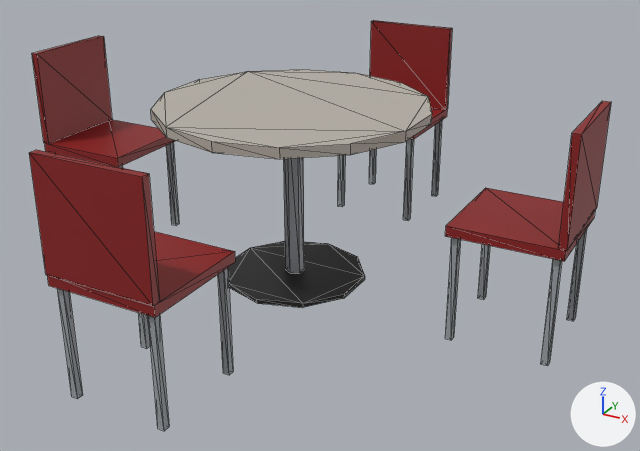
Two versions of the glTF model assets/generated/props/table_set.glb, one commit apart.
Both versions are drawn from a camera (50 mm lens) standing at (1.73, -2.92, 1.71) and looking at (0.13, -0.01, 0.26). The lights are fixed; the arrows at lower right show +X, +Y and +Z. The first picture is the older version. Mesh edges are drawn as thin lines. Vertices at exactly the same position are counted once.

Objects in the first picture: 'table_set'.
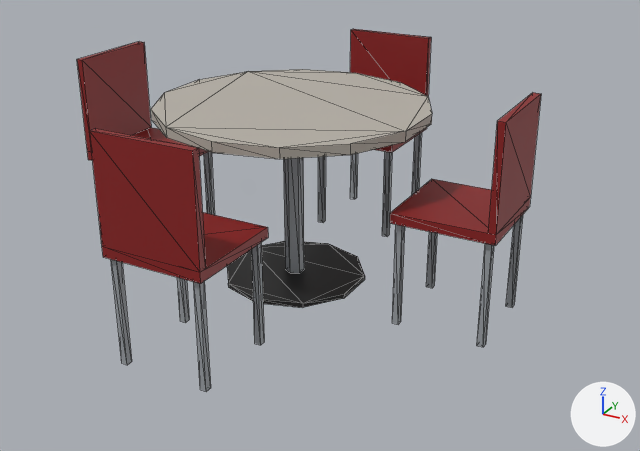
Edits to the bpy script that builds the scene:
```text
Change me_table_set:
    used by ob_table_set; location = (0.0, 0.0, 0.0)
    remove me_table_set.from_pydata(...)  # 252 vertices, 396 faces; spans x -1.16..1.16, y -1.16..1.16, z 0.0..0.86
    add me_table_set.from_pydata(...)  # 252 vertices, 396 faces; spans x -0.92..0.92, y -0.92..0.92, z 0.0..0.86
    me_table_set part 1: the loose piece of 8 vertices spanning x -0.78..-0.76, y 0.17..0.19, z 0.0..0.42 is moved by (0.22, -0.01, 0.0)
    me_table_set part 2: the loose piece of 8 vertices spanning x -0.21..0.21, y 0.74..1.16, z 0.42..0.46 is moved by (0.0, -0.23, 0.0)
    me_table_set part 3: the loose piece of 8 vertices spanning x -0.21..0.21, y 1.13..1.16, z 0.46..0.86 is moved by (0.0, -0.25, 0.0)
    me_table_set part 4: the loose piece of 8 vertices spanning x -0.19..-0.17, y 1.12..1.14, z 0.0..0.42 is moved by (0.01, -0.24, 0.0)
    me_table_set part 5: the loose piece of 8 vertices spanning x -0.19..-0.17, y 0.76..0.78, z 0.0..0.42 is moved by (0.01, -0.22, 0.0)
    me_table_set part 6: the loose piece of 8 vertices spanning x -0.19..-0.17, y -0.78..-0.76, z 0.0..0.42 is moved by (0.01, 0.22, 0.0)
    me_table_set part 7: the loose piece of 8 vertices spanning x -0.19..-0.17, y -1.14..-1.12, z 0.0..0.42 is moved by (0.01, 0.24, 0.0)
    me_table_set part 8: the loose piece of 8 vertices spanning x 0.17..0.19, y 1.12..1.14, z 0.0..0.42 is moved by (-0.01, -0.24, 0.0)
    me_table_set part 9: the loose piece of 8 vertices spanning x 0.17..0.19, y 0.76..0.78, z 0.0..0.42 is moved by (-0.01, -0.22, 0.0)
    me_table_set part 10: the loose piece of 8 vertices spanning x 0.17..0.19, y -0.78..-0.76, z 0.0..0.42 is moved by (-0.01, 0.22, 0.0)
    me_table_set part 11: the loose piece of 8 vertices spanning x 0.17..0.19, y -1.14..-1.12, z 0.0..0.42 is moved by (-0.01, 0.24, 0.0)
    me_table_set part 12: the loose piece of 8 vertices spanning x 0.74..1.16, y -0.21..0.21, z 0.42..0.46 is moved by (-0.23, 0.0, 0.0)
    me_table_set part 13: the loose piece of 8 vertices spanning x 0.76..0.78, y 0.17..0.19, z 0.0..0.42 is moved by (-0.22, -0.01, 0.0)
    me_table_set part 14: the loose piece of 8 vertices spanning x 0.76..0.78, y -0.19..-0.17, z 0.0..0.42 is moved by (-0.22, 0.01, 0.0)
    me_table_set part 15: the loose piece of 8 vertices spanning x 1.12..1.14, y 0.17..0.19, z 0.0..0.42 is moved by (-0.24, -0.01, 0.0)
    me_table_set part 16: the loose piece of 8 vertices spanning x 1.12..1.14, y -0.19..-0.17, z 0.0..0.42 is moved by (-0.24, 0.01, 0.0)
    me_table_set part 17: the loose piece of 8 vertices spanning x 1.13..1.16, y -0.21..0.21, z 0.46..0.86 is moved by (-0.25, 0.0, 0.0)
    me_table_set part 18: 32 of 252 vertices moved; they spanned x -1.16..0.21, y -1.16..0.21, z 0.42..0.86 and now span x -0.92..0.2, y -0.92..0.2, z 0.42..0.86; mean shift (0.12, 0.12, 0.0); largest move (-1.16, 0.21, 0.46) -> (-0.52, -0.2, 0.46)
    other edits to the shape of me_table_set do not show in these pictures
```

Location of each change, (x1, y1, x2, y2) in pixels of the pictures (640 x 451 px; the box of a moved part takes in the faces that stretch with it):
'table_set', reshaped (20% narrower, 12% shorter): before (29, 20, 611, 431); after (77, 29, 541, 392)
part 1 of me_table_set, moved or reshaped: before (166, 142, 179, 225); after (204, 152, 215, 215)
part 2 of me_table_set, moved or reshaped: before (410, 108, 447, 140); after (374, 127, 427, 153)
part 3 of me_table_set, moved or reshaped: before (370, 20, 452, 110); after (350, 29, 431, 96)
part 4 of me_table_set, moved or reshaped: before (369, 149, 376, 184); after (350, 153, 358, 199)
part 5 of me_table_set, moved or reshaped: before (338, 155, 345, 207); after (318, 156, 326, 223)
part 6 of me_table_set, moved or reshaped: before (138, 313, 151, 349); after (177, 277, 189, 323)
part 7 of me_table_set, moved or reshaped: before (57, 288, 83, 399); after (111, 259, 132, 365)
part 8 of me_table_set, moved or reshaped: before (432, 120, 442, 196); after (412, 132, 422, 195)
part 9 of me_table_set, moved or reshaped: before (403, 139, 414, 221); after (382, 152, 392, 236)
part 10 of me_table_set, moved or reshaped: before (218, 268, 233, 375); after (252, 243, 264, 345)
part 11 of me_table_set, moved or reshaped: before (148, 315, 169, 431); after (193, 282, 211, 392)
part 12 of me_table_set, moved or reshaped: before (445, 188, 595, 261); after (390, 179, 531, 246)
part 13 of me_table_set, moved or reshaped: before (478, 244, 490, 299); after (426, 232, 437, 288)
part 14 of me_table_set, moved or reshaped: before (445, 238, 461, 340); after (392, 225, 405, 324)
part 15 of me_table_set, moved or reshaped: before (567, 229, 587, 321); after (506, 215, 523, 307)
part 16 of me_table_set, moved or reshaped: before (541, 259, 562, 366); after (477, 243, 494, 347)
part 17 of me_table_set, moved or reshaped: before (558, 101, 611, 251); after (488, 93, 541, 235)
part 18 of me_table_set, moved or reshaped: before (29, 36, 235, 317); after (77, 42, 268, 284)
